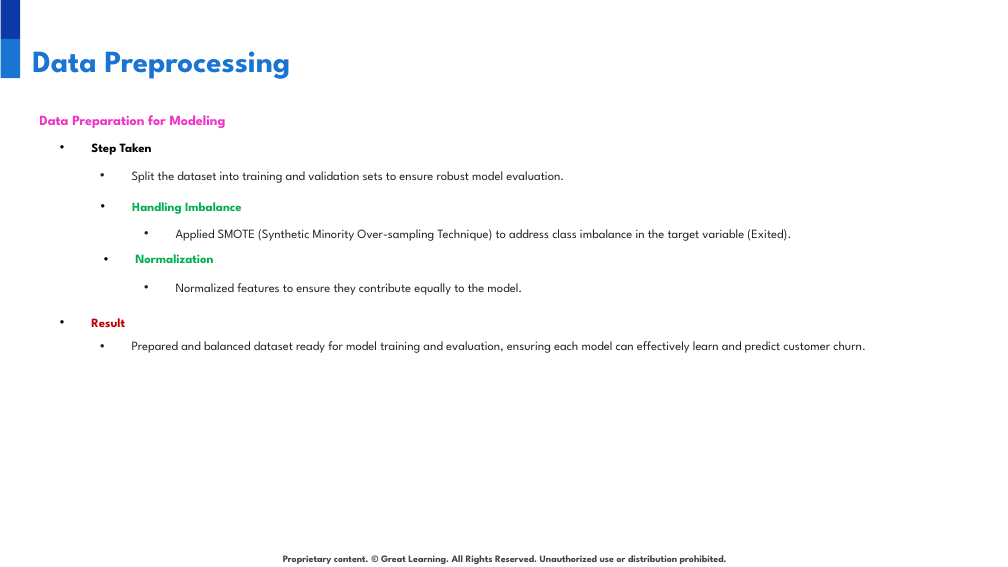
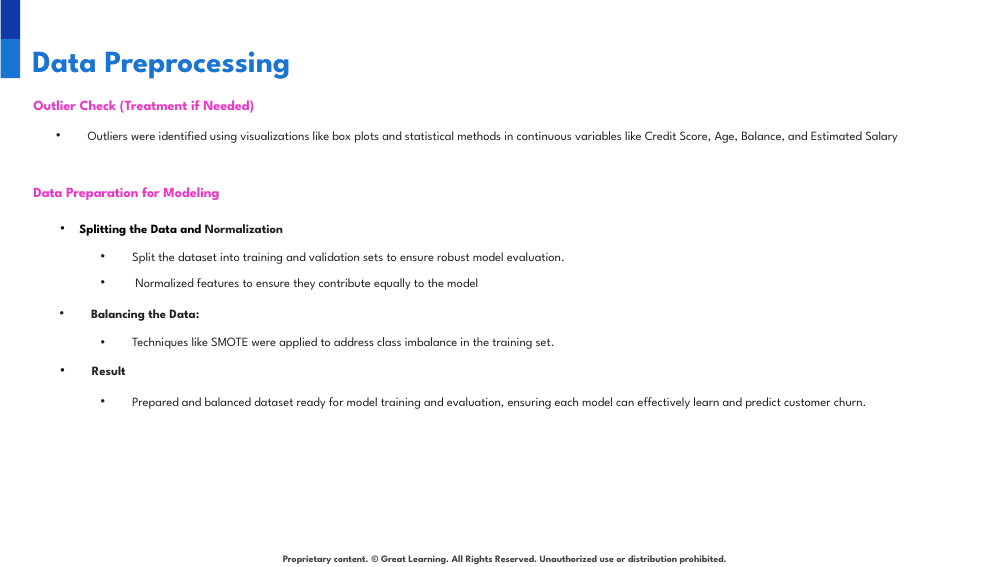
Before and after one commit to developer20sujeet/Python_For_AIML_DataScience, a slide deck: slide 24 of GreatLearningProject/NLP/1.Bank Churn Prediction/INN_Project_PresentationTemplate.pptx (slide 26 before the commit). Drawn at 1008x567 pixels with LibreOffice and Linux fonts; fonts in the diff are those of the drawing; background and template pictures are left out. Boxes give left, top, right and bottom in pixels: in the first picture for what was removed or moved away, otherwise in the second. Text is boxed around its words. In the diff, an @@ line names an element or a change of style, - is before the commit and + after.

```diff
--- a/GreatLearningProject/NLP/1.Bank Churn Prediction/INN_Project_PresentationTemplate.pptx
+++ b/GreatLearningProject/NLP/1.Bank Churn Prediction/INN_Project_PresentationTemplate.pptx
@@ text added at bbox=[33, 100, 254, 113], 10 pt, text #EF35C7, bold @@
+Outlier Check (Treatment if Needed)
@@ text added at bbox=[88, 131, 898, 143], 9 pt, text #222222 @@
+• Outliers were identified using visualizations like box plots and statistical methods in continuous variables like Credit Score, Age, Balance, and Estimated Salary
@@ text "Data Preparation for Modeling": place and size @@
-text "Data Preparation for Modeling" at bbox=[39, 115, 226, 128]
+text "Data Preparation for Modeling" at bbox=[33, 187, 219, 200]
@@ text removed at bbox=[132, 202, 242, 214] @@
-• Handling Imbalance
@@ text at bbox=[79, 224, 283, 236]: text changed @@
-• Step Taken
+• Splitting the Data and Normalization
@@ text removed at bbox=[176, 229, 791, 241] @@
-• Applied SMOTE (Synthetic Minority Over-sampling Technique) to address class imbalance in the target variable (Exited).
@@ text "Split the dataset into training ...": place and size @@
-text "Split the dataset into training ..." at bbox=[132, 171, 564, 183]
+text "Split the dataset into training ..." at bbox=[132, 252, 565, 264]
@@ text removed at bbox=[135, 254, 213, 263] @@
-• Normalization
@@ text at bbox=[135, 278, 478, 290]: text changed @@
-• Normalized features to ensure they contribute equally to the model.
+• Normalized features to ensure they contribute equally to the model
@@ text added at bbox=[91, 309, 199, 321], 9 pt, text #222222, bold @@
+• Balancing the Data:
@@ text "Result": place and size @@
-text "Result" at bbox=[91, 318, 125, 327]
+text "Result" at bbox=[92, 366, 126, 375]
@@ text "Result" at bbox=[92, 366, 126, 375]: text colour #C00000 to #222222 @@
@@ text added at bbox=[132, 337, 555, 349], 9 pt, text #222222 @@
+• Techniques like SMOTE were applied to address class imbalance in the training set.
@@ text "Prepared and balanced dataset ready ...": place and size @@
-text "Prepared and balanced dataset ready ..." at bbox=[132, 341, 866, 353]
+text "Prepared and balanced dataset ready ..." at bbox=[132, 397, 867, 409]
```
Also in this commit, not shown: 3 other slides changed, 8 slides added, 7 slides removed, 2 other files.
